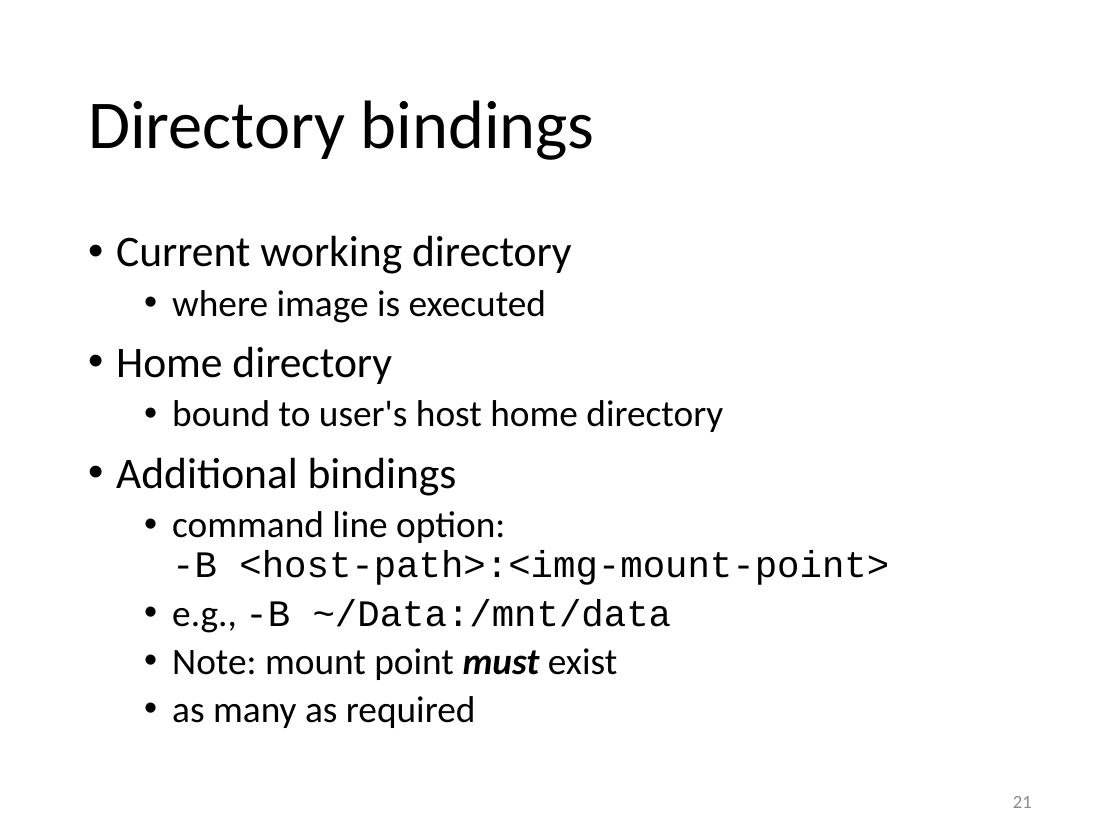
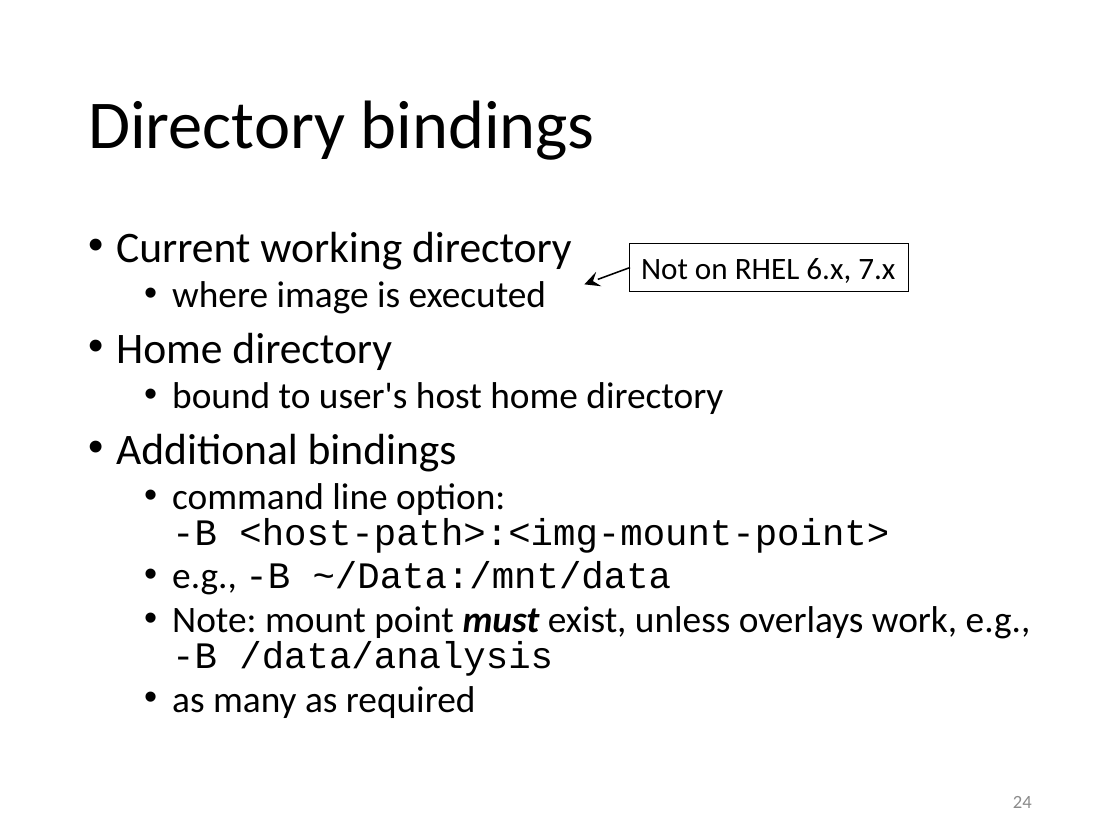
Before and after one commit to gjbex/training-material, a slide deck: slide 24 of Virtualization/singularity.pptx (slide 21 before the commit). Drawn at 1120x840 pixels with LibreOffice and Linux fonts; fonts in the diff are those of the drawing. Boxes give left, top, right and bottom in pixels: in the first picture for what was removed or moved away, otherwise in the second. Text is boxed around its words. In the diff, an @@ line names an element or a change of style, - is before the commit and + after.

```diff
--- a/Virtualization/singularity.pptx
+++ b/Virtualization/singularity.pptx
@@ text at <box>116,231,889,718</box>: line spacing 0.9 to 0.8 @@
@@ arrow added from (631, 268) to (585, 284), #000000 1 pt @@
@@ rectangle added at <box>631,243,909,292</box>, outline #000000 0.75 pt, 20 pt, text #000000 @@
+Not on RHEL 6.x, 7.x
@@ text at <box>172,606,1031,676</box>: text changed @@
-  • Note: mount point must exist
+  • Note: mount point must exist, unless overlays work, e.g.,
+    -B /data/analysis
@@ page number at <box>1013,796,1032,808</box>: text changed @@
-21
+24
```
Also in this commit, not shown: 14 other slides changed, 4 slides added.
